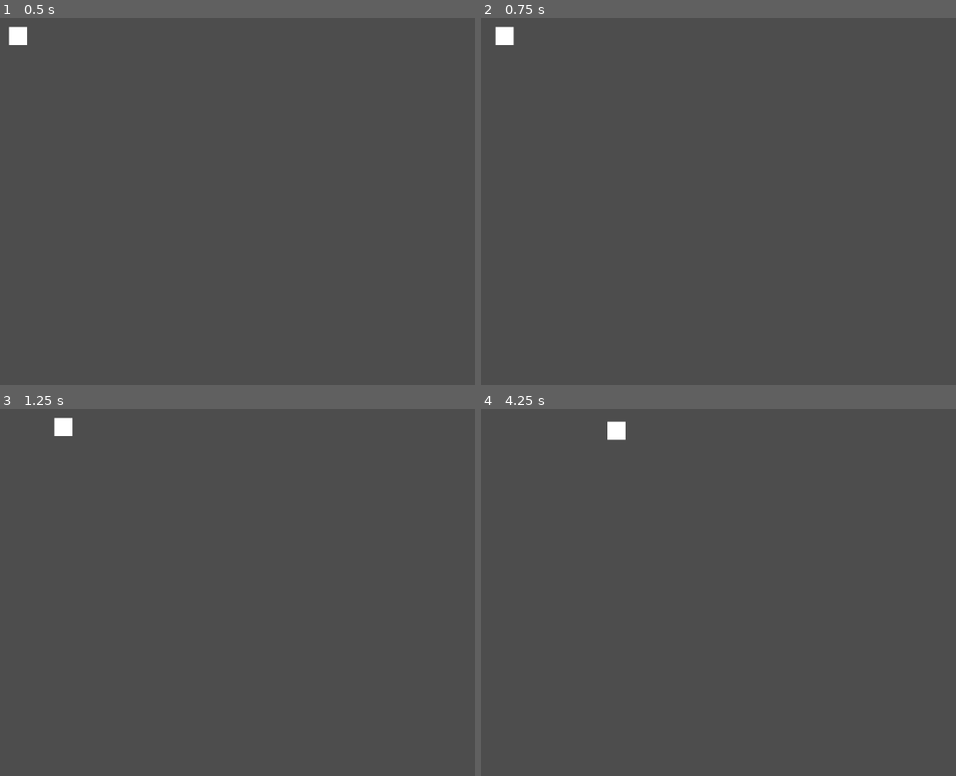
Above: before the commit, frames 1-4 (two rows, left to right).
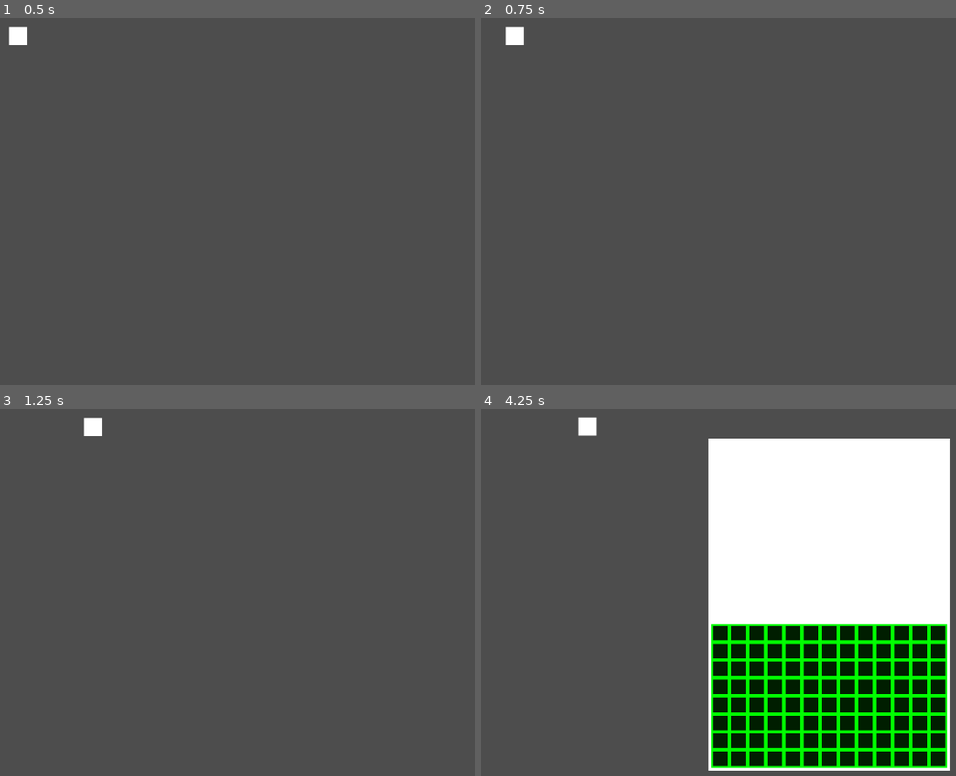
Above: after the commit, the same moments.

Repository: Martinudevel/toroverse
Game: Godot game, scene res://character_body.tscn
Two runs of this game, one before a commit and one after it. Both use one fixed random seed, a clock stepped at 60 frames per second and the inputs below. This scene is started directly instead of the project's main scene.
Inputs:
- Up to frame 1 (0.5 s): no input
- Up to frame 2 (0.75 s): tap Enter at 0.5 s; hold Right (Move_Right) from 0.53 s (still down)
- Up to frame 3 (1.25 s): keep holding Right (Move_Right)
- Up to frame 4 (4.25 s): release Right (Move_Right) at 1.28 s; hold Down (Move_Down) 1.28-2.03 s; hold Right (Move_Right) 2.03-2.78 s; hold Up (Move_Up) 2.78-3.53 s; hold Left (Move_Left) from 3.53 s (still down); tap I (Open_Inventory, bound only after the commit) at 4.15 s

Frame 1 is identical in both runs. In frame 2, 0.2% of the frame differs, in the area x 2-9%, y 2-8%; in frame 3, 0.4%; in frame 4, 46%, in the area x 20-99%, y 2-99%.

Commit message:
Adding a rudimentary "inventory"
the only function it has is to appear at button press ("I") and dissapear, everything else is visual so far

Diff:
--- a/character_body.tscn
+++ b/character_body.tscn
@@ -1,12 +1,14 @@
-[gd_scene load_steps=3 format=3 uid="uid://b3hxuxr7qxgyp"]
+[gd_scene load_steps=4 format=3 uid="uid://b3hxuxr7qxgyp"]
 
 [ext_resource type="Script" path="res://character_script.gd" id="1_vyckn"]
+[ext_resource type="PackedScene" uid="uid://cytmun042epjd" path="res://inventory_ui.tscn" id="2_pofr0"]
 
 [sub_resource type="CanvasTexture" id="CanvasTexture_200gq"]
 
 [node name="character_body" type="Node2D"]
 position = Vector2(30, 30)
 script = ExtResource("1_vyckn")
+inventory = ExtResource("2_pofr0")
 speed = 3
 
 [node name="character_sprite" type="Sprite2D" parent="."]
--- a/character_script.gd
+++ b/character_script.gd
@@ -1,7 +1,12 @@
 extends Node2D
-@export var f = 0.5#determines how fast the object arrives at destination and the frequency of vibrations (if there are any)
+@export var inventory: PackedScene
+
+var inventory_openned = false
+var temp_invent
+
+@export var f = 1.0#determines how fast the object arrives at destination and the frequency of vibrations (if there are any)
 @export var zeta = 1.0#dampens vibrations over time (if at zero, it never stops vibrating), if >= 1 the body never vibrates and instead slows it down
-@export var r = 1.0#determines the time it takes for the object to start moving if <0 the object anticipates, if >0 begins immediatly, if >1 it overshoots (then corrects, of course)
+@export var r = 2.0#determines the time it takes for the object to start moving if <0 the object anticipates, if >0 begins immediatly, if >1 it overshoots (then corrects, of course)
 
 var k1 = 0;
 var k2 = 0;
@@ -28,6 +33,13 @@
 	k2 = 1/pow((2*PI*f), 2)
 	k3 = r*zeta/(2*PI*f)
 
+	if(Input.is_action_just_pressed("Open_Inventory")):
+		if(inventory_openned == false):
+			inventory_openned = true
+			open_inventory()
+		else:
+			inventory_openned = false
+			close_inventory()
 	if(Input.is_action_pressed("Move_Down")):
 		#self.position = Vector2(self.position.x, self.position.y+1)
 		x = Vector2(x.x, x.y+speed)
@@ -49,3 +61,10 @@
 	yd = yd + delta*(x + k3*xd - y - k1*yd)/k2
 
 	self.position = y
+
+func open_inventory():
+	temp_invent = inventory.instantiate()
+	get_node("/root").get_child(0).add_child(temp_invent)
+
+func close_inventory():
+	temp_invent.queue_free()
--- /dev/null
+++ b/inventory_slot.tscn
@@ -0,0 +1,19 @@
+[gd_scene load_steps=3 format=3 uid="uid://bfr1fxgeao83r"]
+
+[sub_resource type="CanvasTexture" id="CanvasTexture_0rmcc"]
+
+[sub_resource type="CanvasTexture" id="CanvasTexture_57xaa"]
+
+[node name="Inventory_Slot" type="Node2D"]
+
+[node name="Slot_Border" type="Sprite2D" parent="."]
+modulate = Color(0, 1, 0, 1)
+scale = Vector2(30, 30)
+texture = SubResource("CanvasTexture_0rmcc")
+metadata/_edit_lock_ = true
+
+[node name="Slot_Frame" type="Sprite2D" parent="Slot_Border"]
+modulate = Color(0.117647, 0.117647, 0.117647, 1)
+scale = Vector2(0.833, 0.833)
+texture = SubResource("CanvasTexture_57xaa")
+metadata/_edit_lock_ = true
--- /dev/null
+++ b/inventory_ui.tscn
@@ -0,0 +1,428 @@
+[gd_scene load_steps=3 format=3 uid="uid://cytmun042epjd"]
+
+[ext_resource type="PackedScene" uid="uid://bfr1fxgeao83r" path="res://inventory_slot.tscn" id="1_0ffrq"]
+
+[sub_resource type="CanvasTexture" id="CanvasTexture_scohk"]
+
+[node name="Inventory_UI" type="Node2D"]
+
+[node name="Inventory_Border" type="Sprite2D" parent="."]
+position = Vector2(576, 324)
+scale = Vector2(400, 550)
+texture = SubResource("CanvasTexture_scohk")
+
+[node name="Inventory_Slot2" parent="Inventory_Border" instance=ExtResource("1_0ffrq")]
+position = Vector2(-0.375, 0.0854545)
+scale = Vector2(0.0025, 0.00181818)
+
+[node name="Inventory_Slot3" parent="Inventory_Border" instance=ExtResource("1_0ffrq")]
+position = Vector2(-0.3, 0.0854545)
+scale = Vector2(0.0025, 0.00181818)
+
+[node name="Inventory_Slot4" parent="Inventory_Border" instance=ExtResource("1_0ffrq")]
+position = Vector2(-0.45, 0.0854545)
+scale = Vector2(0.0025, 0.00181818)
+
+[node name="Inventory_Slot" parent="Inventory_Border" instance=ExtResource("1_0ffrq")]
+position = Vector2(-0.225, 0.0854545)
+scale = Vector2(0.0025, 0.00181818)
+
+[node name="Inventory_Slot5" parent="Inventory_Border" instance=ExtResource("1_0ffrq")]
+position = Vector2(-0.15, 0.0854545)
+scale = Vector2(0.0025, 0.00181818)
+
+[node name="Inventory_Slot6" parent="Inventory_Border" instance=ExtResource("1_0ffrq")]
+position = Vector2(-0.075, 0.0854545)
+scale = Vector2(0.0025, 0.00181818)
+
+[node name="Inventory_Slot7" parent="Inventory_Border" instance=ExtResource("1_0ffrq")]
+position = Vector2(4.33065e-08, 0.0854545)
+scale = Vector2(0.0025, 0.00181818)
+
+[node name="Inventory_Slot8" parent="Inventory_Border" instance=ExtResource("1_0ffrq")]
+position = Vector2(0.075, 0.0854545)
+scale = Vector2(0.0025, 0.00181818)
+
+[node name="Inventory_Slot9" parent="Inventory_Border" instance=ExtResource("1_0ffrq")]
+position = Vector2(0.15, 0.0854545)
+scale = Vector2(0.0025, 0.00181818)
+
+[node name="Inventory_Slot10" parent="Inventory_Border" instance=ExtResource("1_0ffrq")]
+position = Vector2(0.225, 0.0854545)
+scale = Vector2(0.0025, 0.00181818)
+
+[node name="Inventory_Slot11" parent="Inventory_Border" instance=ExtResource("1_0ffrq")]
+position = Vector2(0.3, 0.0854545)
+scale = Vector2(0.0025, 0.00181818)
+
+[node name="Inventory_Slot12" parent="Inventory_Border" instance=ExtResource("1_0ffrq")]
+position = Vector2(0.375, 0.0854545)
+scale = Vector2(0.0025, 0.00181818)
+
+[node name="Inventory_Slot13" parent="Inventory_Border" instance=ExtResource("1_0ffrq")]
+position = Vector2(0.45, 0.0854545)
+scale = Vector2(0.0025, 0.00181818)
+
+[node name="Inventory_Slot14" parent="Inventory_Border" instance=ExtResource("1_0ffrq")]
+position = Vector2(0.45, 0.14)
+scale = Vector2(0.0025, 0.00181818)
+
+[node name="Inventory_Slot15" parent="Inventory_Border" instance=ExtResource("1_0ffrq")]
+position = Vector2(0.375, 0.14)
+scale = Vector2(0.0025, 0.00181818)
+
+[node name="Inventory_Slot16" parent="Inventory_Border" instance=ExtResource("1_0ffrq")]
+position = Vector2(0.3, 0.14)
+scale = Vector2(0.0025, 0.00181818)
+
+[node name="Inventory_Slot17" parent="Inventory_Border" instance=ExtResource("1_0ffrq")]
+position = Vector2(-0.075, 0.14)
+scale = Vector2(0.0025, 0.00181818)
+
+[node name="Inventory_Slot18" parent="Inventory_Border" instance=ExtResource("1_0ffrq")]
+position = Vector2(0.225, 0.14)
+scale = Vector2(0.0025, 0.00181818)
+
+[node name="Inventory_Slot19" parent="Inventory_Border" instance=ExtResource("1_0ffrq")]
+position = Vector2(0.15, 0.14)
+scale = Vector2(0.0025, 0.00181818)
+
+[node name="Inventory_Slot20" parent="Inventory_Border" instance=ExtResource("1_0ffrq")]
+position = Vector2(0.075, 0.14)
+scale = Vector2(0.0025, 0.00181818)
+
+[node name="Inventory_Slot21" parent="Inventory_Border" instance=ExtResource("1_0ffrq")]
+position = Vector2(-9.77889e-09, 0.14)
+scale = Vector2(0.0025, 0.00181818)
+
+[node name="Inventory_Slot22" parent="Inventory_Border" instance=ExtResource("1_0ffrq")]
+position = Vector2(-0.15, 0.14)
+scale = Vector2(0.0025, 0.00181818)
+
+[node name="Inventory_Slot23" parent="Inventory_Border" instance=ExtResource("1_0ffrq")]
+position = Vector2(-0.225, 0.14)
+scale = Vector2(0.0025, 0.00181818)
+
+[node name="Inventory_Slot24" parent="Inventory_Border" instance=ExtResource("1_0ffrq")]
+position = Vector2(-0.3, 0.14)
+scale = Vector2(0.0025, 0.00181818)
+
+[node name="Inventory_Slot25" parent="Inventory_Border" instance=ExtResource("1_0ffrq")]
+position = Vector2(-0.375, 0.14)
+scale = Vector2(0.0025, 0.00181818)
+
+[node name="Inventory_Slot26" parent="Inventory_Border" instance=ExtResource("1_0ffrq")]
+position = Vector2(-0.45, 0.14)
+scale = Vector2(0.0025, 0.00181818)
+
+[node name="Inventory_Slot27" parent="Inventory_Border" instance=ExtResource("1_0ffrq")]
+position = Vector2(-0.375, 0.192727)
+scale = Vector2(0.0025, 0.00181818)
+
+[node name="Inventory_Slot28" parent="Inventory_Border" instance=ExtResource("1_0ffrq")]
+position = Vector2(-0.3, 0.192727)
+scale = Vector2(0.0025, 0.00181818)
+
+[node name="Inventory_Slot29" parent="Inventory_Border" instance=ExtResource("1_0ffrq")]
+position = Vector2(-0.45, 0.192727)
+scale = Vector2(0.0025, 0.00181818)
+
+[node name="Inventory_Slot30" parent="Inventory_Border" instance=ExtResource("1_0ffrq")]
+position = Vector2(-0.225, 0.192727)
+scale = Vector2(0.0025, 0.00181818)
+
+[node name="Inventory_Slot31" parent="Inventory_Border" instance=ExtResource("1_0ffrq")]
+position = Vector2(-0.15, 0.192727)
+scale = Vector2(0.0025, 0.00181818)
+
+[node name="Inventory_Slot32" parent="Inventory_Border" instance=ExtResource("1_0ffrq")]
+position = Vector2(-0.075, 0.192727)
+scale = Vector2(0.0025, 0.00181818)
+
+[node name="Inventory_Slot33" parent="Inventory_Border" instance=ExtResource("1_0ffrq")]
+position = Vector2(4.33065e-08, 0.192727)
+scale = Vector2(0.0025, 0.00181818)
+
+[node name="Inventory_Slot34" parent="Inventory_Border" instance=ExtResource("1_0ffrq")]
+position = Vector2(0.075, 0.192727)
+scale = Vector2(0.0025, 0.00181818)
+
+[node name="Inventory_Slot35" parent="Inventory_Border" instance=ExtResource("1_0ffrq")]
+position = Vector2(0.15, 0.192727)
+scale = Vector2(0.0025, 0.00181818)
+
+[node name="Inventory_Slot36" parent="Inventory_Border" instance=ExtResource("1_0ffrq")]
+position = Vector2(0.225, 0.192727)
+scale = Vector2(0.0025, 0.00181818)
+
+[node name="Inventory_Slot37" parent="Inventory_Border" instance=ExtResource("1_0ffrq")]
+position = Vector2(0.3, 0.192727)
+scale = Vector2(0.0025, 0.00181818)
+
+[node name="Inventory_Slot38" parent="Inventory_Border" instance=ExtResource("1_0ffrq")]
+position = Vector2(0.375, 0.192727)
+scale = Vector2(0.0025, 0.00181818)
+
+[node name="Inventory_Slot39" parent="Inventory_Border" instance=ExtResource("1_0ffrq")]
+position = Vector2(0.45, 0.192727)
+scale = Vector2(0.0025, 0.00181818)
+
+[node name="Inventory_Slot40" parent="Inventory_Border" instance=ExtResource("1_0ffrq")]
+position = Vector2(0.45, 0.247272)
+scale = Vector2(0.0025, 0.00181818)
+
+[node name="Inventory_Slot41" parent="Inventory_Border" instance=ExtResource("1_0ffrq")]
+position = Vector2(0.375, 0.247272)
+scale = Vector2(0.0025, 0.00181818)
+
+[node name="Inventory_Slot42" parent="Inventory_Border" instance=ExtResource("1_0ffrq")]
+position = Vector2(0.3, 0.247272)
+scale = Vector2(0.0025, 0.00181818)
+
+[node name="Inventory_Slot43" parent="Inventory_Border" instance=ExtResource("1_0ffrq")]
+position = Vector2(-0.075, 0.247272)
+scale = Vector2(0.0025, 0.00181818)
+
+[node name="Inventory_Slot44" parent="Inventory_Border" instance=ExtResource("1_0ffrq")]
+position = Vector2(0.225, 0.247272)
+scale = Vector2(0.0025, 0.00181818)
+
+[node name="Inventory_Slot45" parent="Inventory_Border" instance=ExtResource("1_0ffrq")]
+position = Vector2(0.15, 0.247272)
+scale = Vector2(0.0025, 0.00181818)
+
+[node name="Inventory_Slot46" parent="Inventory_Border" instance=ExtResource("1_0ffrq")]
+position = Vector2(0.075, 0.247272)
+scale = Vector2(0.0025, 0.00181818)
+
+[node name="Inventory_Slot47" parent="Inventory_Border" instance=ExtResource("1_0ffrq")]
+position = Vector2(-9.77889e-09, 0.247272)
+scale = Vector2(0.0025, 0.00181818)
+
+[node name="Inventory_Slot48" parent="Inventory_Border" instance=ExtResource("1_0ffrq")]
+position = Vector2(-0.15, 0.247272)
+scale = Vector2(0.0025, 0.00181818)
+
+[node name="Inventory_Slot49" parent="Inventory_Border" instance=ExtResource("1_0ffrq")]
+position = Vector2(-0.225, 0.247272)
+scale = Vector2(0.0025, 0.00181818)
+
+[node name="Inventory_Slot50" parent="Inventory_Border" instance=ExtResource("1_0ffrq")]
+position = Vector2(-0.3, 0.247272)
+scale = Vector2(0.0025, 0.00181818)
+
+[node name="Inventory_Slot51" parent="Inventory_Border" instance=ExtResource("1_0ffrq")]
+position = Vector2(-0.375, 0.247272)
+scale = Vector2(0.0025, 0.00181818)
+
+[node name="Inventory_Slot52" parent="Inventory_Border" instance=ExtResource("1_0ffrq")]
+position = Vector2(-0.45, 0.247272)
+scale = Vector2(0.0025, 0.00181818)
+
+[node name="Inventory_Slot53" parent="Inventory_Border" instance=ExtResource("1_0ffrq")]
+position = Vector2(-0.375, 0.301818)
+scale = Vector2(0.0025, 0.00181818)
+
+[node name="Inventory_Slot54" parent="Inventory_Border" instance=ExtResource("1_0ffrq")]
+position = Vector2(-0.3, 0.301818)
+scale = Vector2(0.0025, 0.00181818)
+
+[node name="Inventory_Slot55" parent="Inventory_Border" instance=ExtResource("1_0ffrq")]
+position = Vector2(-0.45, 0.301818)
+scale = Vector2(0.0025, 0.00181818)
+
+[node name="Inventory_Slot56" parent="Inventory_Border" instance=ExtResource("1_0ffrq")]
+position = Vector2(-0.225, 0.301818)
+scale = Vector2(0.0025, 0.00181818)
+
+[node name="Inventory_Slot57" parent="Inventory_Border" instance=ExtResource("1_0ffrq")]
+position = Vector2(-0.15, 0.301818)
+scale = Vector2(0.0025, 0.00181818)
+
+[node name="Inventory_Slot58" parent="Inventory_Border" instance=ExtResource("1_0ffrq")]
+position = Vector2(-0.075, 0.301818)
+scale = Vector2(0.0025, 0.00181818)
+
+[node name="Inventory_Slot59" parent="Inventory_Border" instance=ExtResource("1_0ffrq")]
+position = Vector2(4.33065e-08, 0.301818)
+scale = Vector2(0.0025, 0.00181818)
+
+[node name="Inventory_Slot60" parent="Inventory_Border" instance=ExtResource("1_0ffrq")]
+position = Vector2(0.075, 0.301818)
+scale = Vector2(0.0025, 0.00181818)
+
+[node name="Inventory_Slot61" parent="Inventory_Border" instance=ExtResource("1_0ffrq")]
+position = Vector2(0.15, 0.301818)
+scale = Vector2(0.0025, 0.00181818)
+
+[node name="Inventory_Slot62" parent="Inventory_Border" instance=ExtResource("1_0ffrq")]
+position = Vector2(0.225, 0.301818)
+scale = Vector2(0.0025, 0.00181818)
+
+[node name="Inventory_Slot63" parent="Inventory_Border" instance=ExtResource("1_0ffrq")]
+position = Vector2(0.3, 0.301818)
+scale = Vector2(0.0025, 0.00181818)
+
+[node name="Inventory_Slot64" parent="Inventory_Border" instance=ExtResource("1_0ffrq")]
+position = Vector2(0.375, 0.301818)
+scale = Vector2(0.0025, 0.00181818)
+
+[node name="Inventory_Slot65" parent="Inventory_Border" instance=ExtResource("1_0ffrq")]
+position = Vector2(0.45, 0.301818)
+scale = Vector2(0.0025, 0.00181818)
+
+[node name="Inventory_Slot66" parent="Inventory_Border" instance=ExtResource("1_0ffrq")]
+position = Vector2(0.45, 0.356363)
+scale = Vector2(0.0025, 0.00181818)
+
+[node name="Inventory_Slot67" parent="Inventory_Border" instance=ExtResource("1_0ffrq")]
+position = Vector2(0.375, 0.356363)
+scale = Vector2(0.0025, 0.00181818)
+
+[node name="Inventory_Slot68" parent="Inventory_Border" instance=ExtResource("1_0ffrq")]
+position = Vector2(0.3, 0.356363)
+scale = Vector2(0.0025, 0.00181818)
+
+[node name="Inventory_Slot69" parent="Inventory_Border" instance=ExtResource("1_0ffrq")]
+position = Vector2(-0.075, 0.356363)
+scale = Vector2(0.0025, 0.00181818)
+
+[node name="Inventory_Slot70" parent="Inventory_Border" instance=ExtResource("1_0ffrq")]
+position = Vector2(0.225, 0.356363)
+scale = Vector2(0.0025, 0.00181818)
+
+[node name="Inventory_Slot71" parent="Inventory_Border" instance=ExtResource("1_0ffrq")]
+position = Vector2(0.15, 0.356363)
+scale = Vector2(0.0025, 0.00181818)
+
+[node name="Inventory_Slot72" parent="Inventory_Border" instance=ExtResource("1_0ffrq")]
+position = Vector2(0.075, 0.356363)
+scale = Vector2(0.0025, 0.00181818)
+
+[node name="Inventory_Slot73" parent="Inventory_Border" instance=ExtResource("1_0ffrq")]
+position = Vector2(-9.77889e-09, 0.356363)
+scale = Vector2(0.0025, 0.00181818)
+
+[node name="Inventory_Slot74" parent="Inventory_Border" instance=ExtResource("1_0ffrq")]
+position = Vector2(-0.15, 0.356363)
+scale = Vector2(0.0025, 0.00181818)
+
+[node name="Inventory_Slot75" parent="Inventory_Border" instance=ExtResource("1_0ffrq")]
+position = Vector2(-0.225, 0.356363)
+scale = Vector2(0.0025, 0.00181818)
+
+[node name="Inventory_Slot76" parent="Inventory_Border" instance=ExtResource("1_0ffrq")]
+position = Vector2(-0.3, 0.356363)
+scale = Vector2(0.0025, 0.00181818)
+
+[node name="Inventory_Slot77" parent="Inventory_Border" instance=ExtResource("1_0ffrq")]
+position = Vector2(-0.375, 0.356363)
+scale = Vector2(0.0025, 0.00181818)
+
+[node name="Inventory_Slot78" parent="Inventory_Border" instance=ExtResource("1_0ffrq")]
+position = Vector2(-0.45, 0.356363)
+scale = Vector2(0.0025, 0.00181818)
+
+[node name="Inventory_Slot79" parent="Inventory_Border" instance=ExtResource("1_0ffrq")]
+position = Vector2(-0.375, 0.40909)
+scale = Vector2(0.0025, 0.00181818)
+
+[node name="Inventory_Slot80" parent="Inventory_Border" instance=ExtResource("1_0ffrq")]
+position = Vector2(-0.3, 0.40909)
+scale = Vector2(0.0025, 0.00181818)
+
+[node name="Inventory_Slot81" parent="Inventory_Border" instance=ExtResource("1_0ffrq")]
+position = Vector2(-0.45, 0.40909)
+scale = Vector2(0.0025, 0.00181818)
+
+[node name="Inventory_Slot82" parent="Inventory_Border" instance=ExtResource("1_0ffrq")]
+position = Vector2(-0.225, 0.40909)
+scale = Vector2(0.0025, 0.00181818)
+
+[node name="Inventory_Slot83" parent="Inventory_Border" instance=ExtResource("1_0ffrq")]
+position = Vector2(-0.15, 0.40909)
+scale = Vector2(0.0025, 0.00181818)
+
+[node name="Inventory_Slot84" parent="Inventory_Border" instance=ExtResource("1_0ffrq")]
+position = Vector2(-0.075, 0.40909)
+scale = Vector2(0.0025, 0.00181818)
+
+[node name="Inventory_Slot85" parent="Inventory_Border" instance=ExtResource("1_0ffrq")]
+position = Vector2(4.33065e-08, 0.40909)
+scale = Vector2(0.0025, 0.00181818)
+
+[node name="Inventory_Slot86" parent="Inventory_Border" instance=ExtResource("1_0ffrq")]
+position = Vector2(0.075, 0.40909)
+scale = Vector2(0.0025, 0.00181818)
+
+[node name="Inventory_Slot87" parent="Inventory_Border" instance=ExtResource("1_0ffrq")]
+position = Vector2(0.15, 0.40909)
+scale = Vector2(0.0025, 0.00181818)
+
+[node name="Inventory_Slot88" parent="Inventory_Border" instance=ExtResource("1_0ffrq")]
+position = Vector2(0.225, 0.40909)
+scale = Vector2(0.0025, 0.00181818)
+
+[node name="Inventory_Slot89" parent="Inventory_Border" instance=ExtResource("1_0ffrq")]
+position = Vector2(0.3, 0.40909)
+scale = Vector2(0.0025, 0.00181818)
+
+[node name="Inventory_Slot90" parent="Inventory_Border" instance=ExtResource("1_0ffrq")]
+position = Vector2(0.375, 0.40909)
+scale = Vector2(0.0025, 0.00181818)
+
+[node name="Inventory_Slot91" parent="Inventory_Border" instance=ExtResource("1_0ffrq")]
+position = Vector2(0.45, 0.40909)
+scale = Vector2(0.0025, 0.00181818)
+
+[node name="Inventory_Slot92" parent="Inventory_Border" instance=ExtResource("1_0ffrq")]
+position = Vector2(0.45, 0.463635)
+scale = Vector2(0.0025, 0.00181818)
+
+[node name="Inventory_Slot93" parent="Inventory_Border" instance=ExtResource("1_0ffrq")]
+position = Vector2(0.375, 0.463635)
+scale = Vector2(0.0025, 0.00181818)
+
+[node name="Inventory_Slot94" parent="Inventory_Border" instance=ExtResource("1_0ffrq")]
+position = Vector2(0.3, 0.463635)
+scale = Vector2(0.0025, 0.00181818)
+
+[node name="Inventory_Slot95" parent="Inventory_Border" instance=ExtResource("1_0ffrq")]
+position = Vector2(-0.075, 0.463635)
+scale = Vector2(0.0025, 0.00181818)
+
+[node name="Inventory_Slot96" parent="Inventory_Border" instance=ExtResource("1_0ffrq")]
+position = Vector2(0.225, 0.463635)
+scale = Vector2(0.0025, 0.00181818)
+
+[node name="Inventory_Slot97" parent="Inventory_Border" instance=ExtResource("1_0ffrq")]
+position = Vector2(0.15, 0.463635)
+scale = Vector2(0.0025, 0.00181818)
+
+[node name="Inventory_Slot98" parent="Inventory_Border" instance=ExtResource("1_0ffrq")]
+position = Vector2(0.075, 0.463635)
+scale = Vector2(0.0025, 0.00181818)
+
+[node name="Inventory_Slot99" parent="Inventory_Border" instance=ExtResource("1_0ffrq")]
+position = Vector2(-9.77889e-09, 0.463635)
+scale = Vector2(0.0025, 0.00181818)
+
+[node name="Inventory_Slot100" parent="Inventory_Border" instance=ExtResource("1_0ffrq")]
+position = Vector2(-0.15, 0.463635)
+scale = Vector2(0.0025, 0.00181818)
+
+[node name="Inventory_Slot101" parent="Inventory_Border" instance=ExtResource("1_0ffrq")]
+position = Vector2(-0.225, 0.463635)
+scale = Vector2(0.0025, 0.00181818)
+
+[node name="Inventory_Slot102" parent="Inventory_Border" instance=ExtResource("1_0ffrq")]
+position = Vector2(-0.3, 0.463635)
+scale = Vector2(0.0025, 0.00181818)
+
+[node name="Inventory_Slot103" parent="Inventory_Border" instance=ExtResource("1_0ffrq")]
+position = Vector2(-0.375, 0.463635)
+scale = Vector2(0.0025, 0.00181818)
+
+[node name="Inventory_Slot104" parent="Inventory_Border" instance=ExtResource("1_0ffrq")]
+position = Vector2(-0.45, 0.463635)
+scale = Vector2(0.0025, 0.00181818)
--- a/project.godot
+++ b/project.godot
@@ -41,3 +41,8 @@
 , Object(InputEventKey,"resource_local_to_scene":false,"resource_name":"","device":0,"window_id":0,"alt_pressed":false,"shift_pressed":false,"ctrl_pressed":false,"meta_pressed":false,"pressed":false,"keycode":0,"physical_keycode":87,"key_label":0,"unicode":0,"echo":false,"script":null)
 ]
 }
+Open_Inventory={
+"deadzone": 0.5,
+"events": [Object(InputEventKey,"resource_local_to_scene":false,"resource_name":"","device":0,"window_id":0,"alt_pressed":false,"shift_pressed":false,"ctrl_pressed":false,"meta_pressed":false,"pressed":false,"keycode":0,"physical_keycode":73,"key_label":0,"unicode":0,"echo":false,"script":null)
+]
+}
